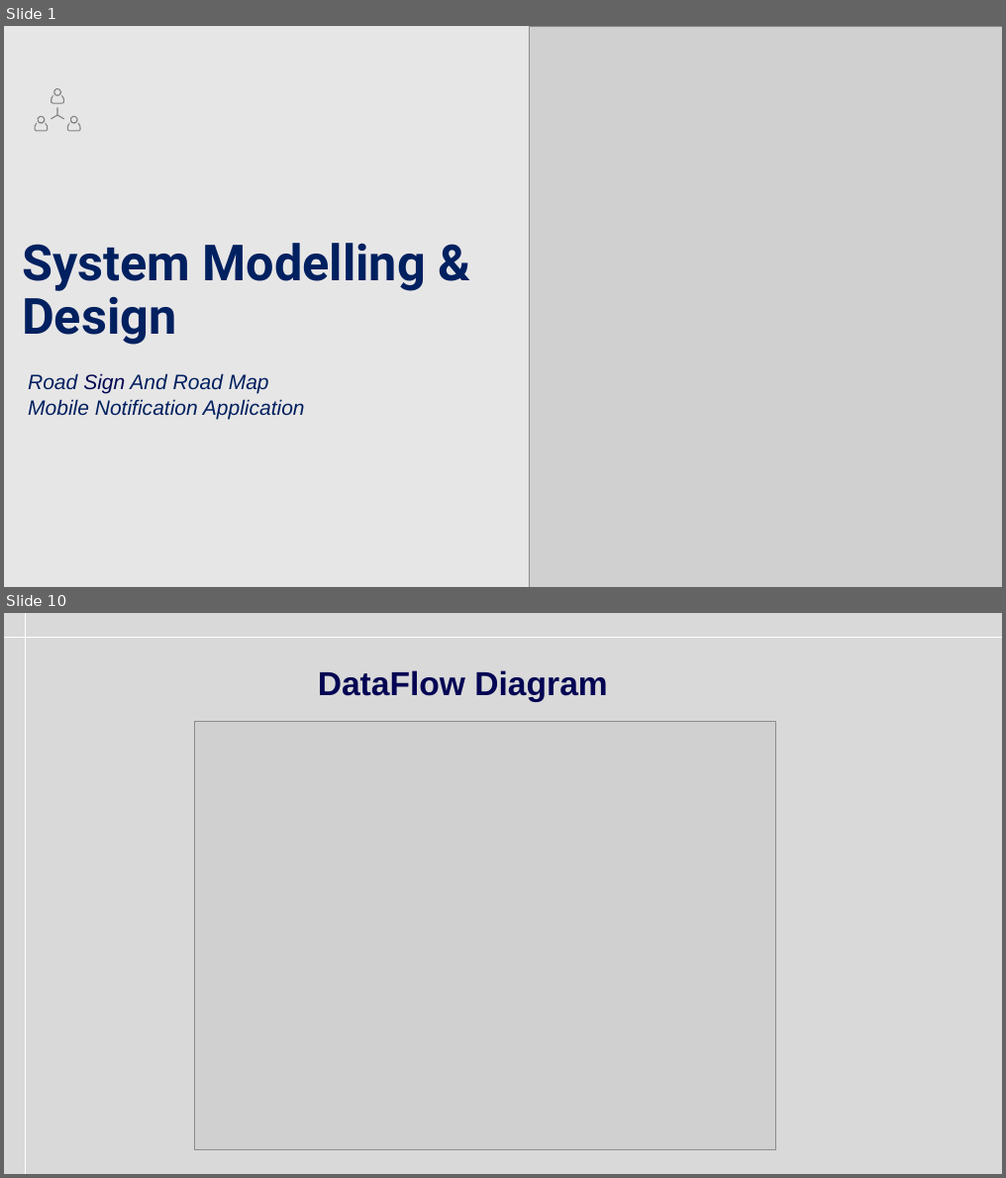
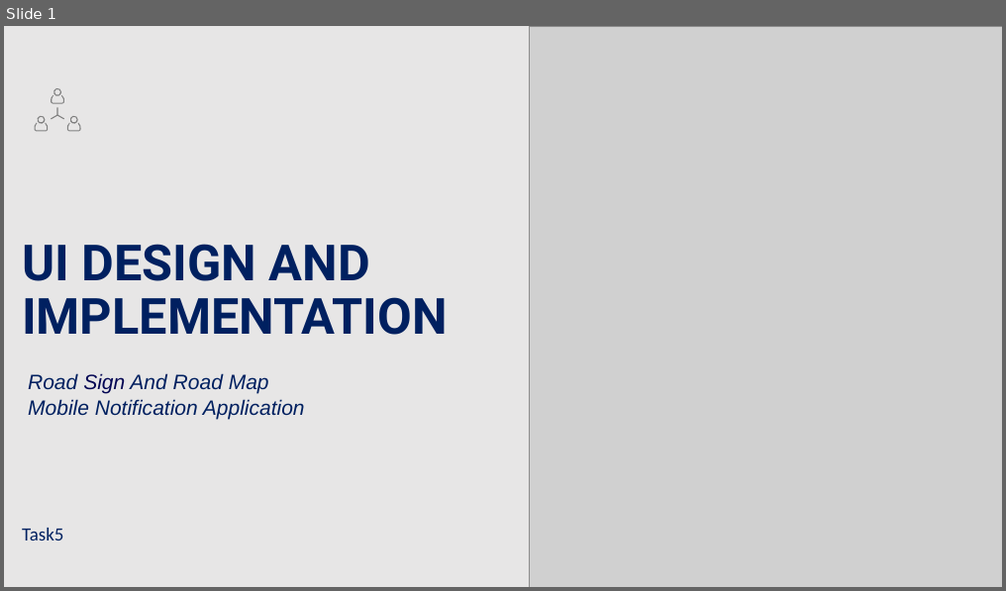
Before and after one commit to Thierry5610/CEF-440-Group-5, a slide deck: Task 4/Task 4.pptx. Shown one above the other, each under a label of ours: slides 1 and 10 before the commit, slide 1 after it; the slides between them are not shown. The pictures are 1006x1178 and 1006x591 pixels, drawn with LibreOffice and Linux fonts; fonts in the diff are those of the drawing; grey boxes stand for pictures. Boxes give left, top, right and bottom in pixels: in the first picture for what was removed or moved away, otherwise in the second. Text is boxed around its words. In the diff, an @@ line names an element or a change of style, - is before the commit and + after.

Commit message:
Updated Task 3, Task 4, and Task 5 presentations

```diff
--- a/Task 4/Task 4.pptx
+++ b/Task 4/Task 4.pptx
@@ slide 10 removed at (4, 613, 1002, 1174), background #D9D9D9 @@
@@ line removed from (4, 637) to (1002, 637) @@
@@ line removed from (25, 613) to (25, 1174) @@
@@ title removed at (318, 670, 607, 702) @@
-DataFlow Diagram
@@ picture removed at (194, 722, 776, 1150) @@
@@ slide 1 changed as well @@
@@ title at (22, 244, 447, 335): text changed @@
-System Modelling & Design
+UI DESIGN AND IMPLEMENTATION
@@ text added at (22, 528, 63, 541), 18 pt, text #002060 @@
+Task5
```
Also in this commit, not shown: 3 other slides changed, 13 slides added, 19 other slides removed, 4 other files.
